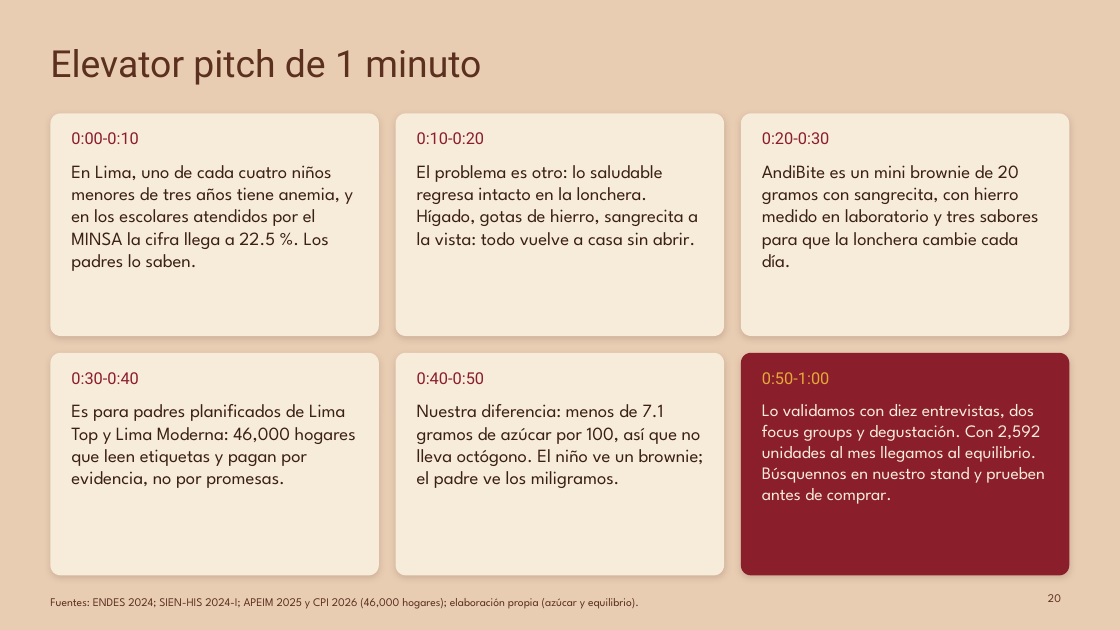
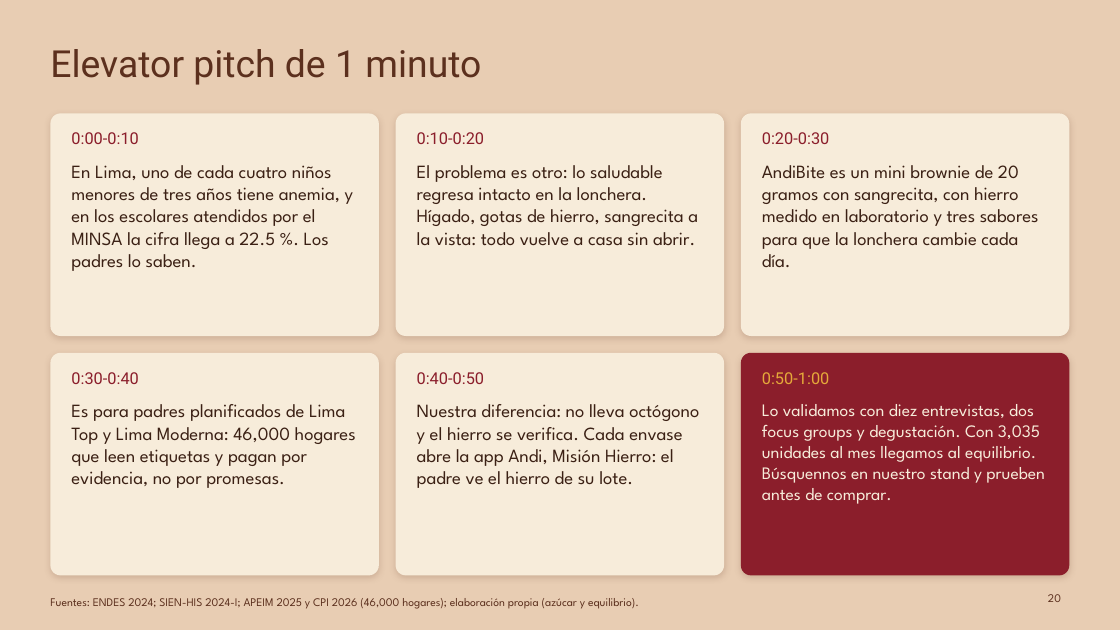
Before and after one commit to Darknow-web/Desarrollo-y-lanzamiento-de-producto-y-marca, a slide deck: slide 20 of 04-reformulacion/T1-presentacion-AndiBite-2-0.pptx. Drawn at 1120x630 pixels with LibreOffice and Linux fonts; fonts in the diff are those of the drawing. Boxes give left, top, right and bottom in pixels: in the first picture for what was removed or moved away, otherwise in the second. Text is boxed around its words. In the diff, an @@ line names an element or a change of style, - is before the commit and + after.

```diff
--- a/04-reformulacion/T1-presentacion-AndiBite-2-0.pptx
+++ b/04-reformulacion/T1-presentacion-AndiBite-2-0.pptx
@@ text at [417,404,699,488]: text changed @@
-Nuestra diferencia: menos de 7.1 gramos de azúcar por 100, así que no lleva octógono. El niño ve un brownie; el padre ve los miligramos.
+Nuestra diferencia: no lleva octógono y el hierro se verifica. Cada envase abre la app Andi, Misión Hierro: el padre ve el hierro de su lote.
@@ text at [762,404,1045,504]: text changed @@
-Lo validamos con diez entrevistas, dos focus groups y degustación. Con 2,592 unidades al mes llegamos al equilibrio. Búsquennos en nuestro stand y prueben antes de comprar.
+Lo validamos con diez entrevistas, dos focus groups y degustación. Con 3,035 unidades al mes llegamos al equilibrio. Búsquennos en nuestro stand y prueben antes de comprar.
```
Also in this commit, not shown: 10 other slides changed, 1 other file.
